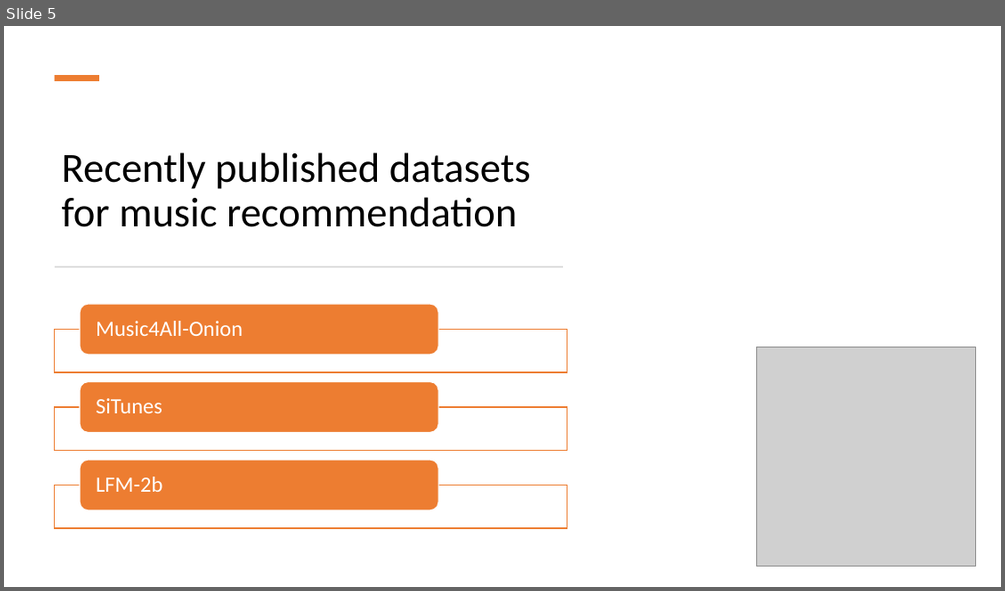
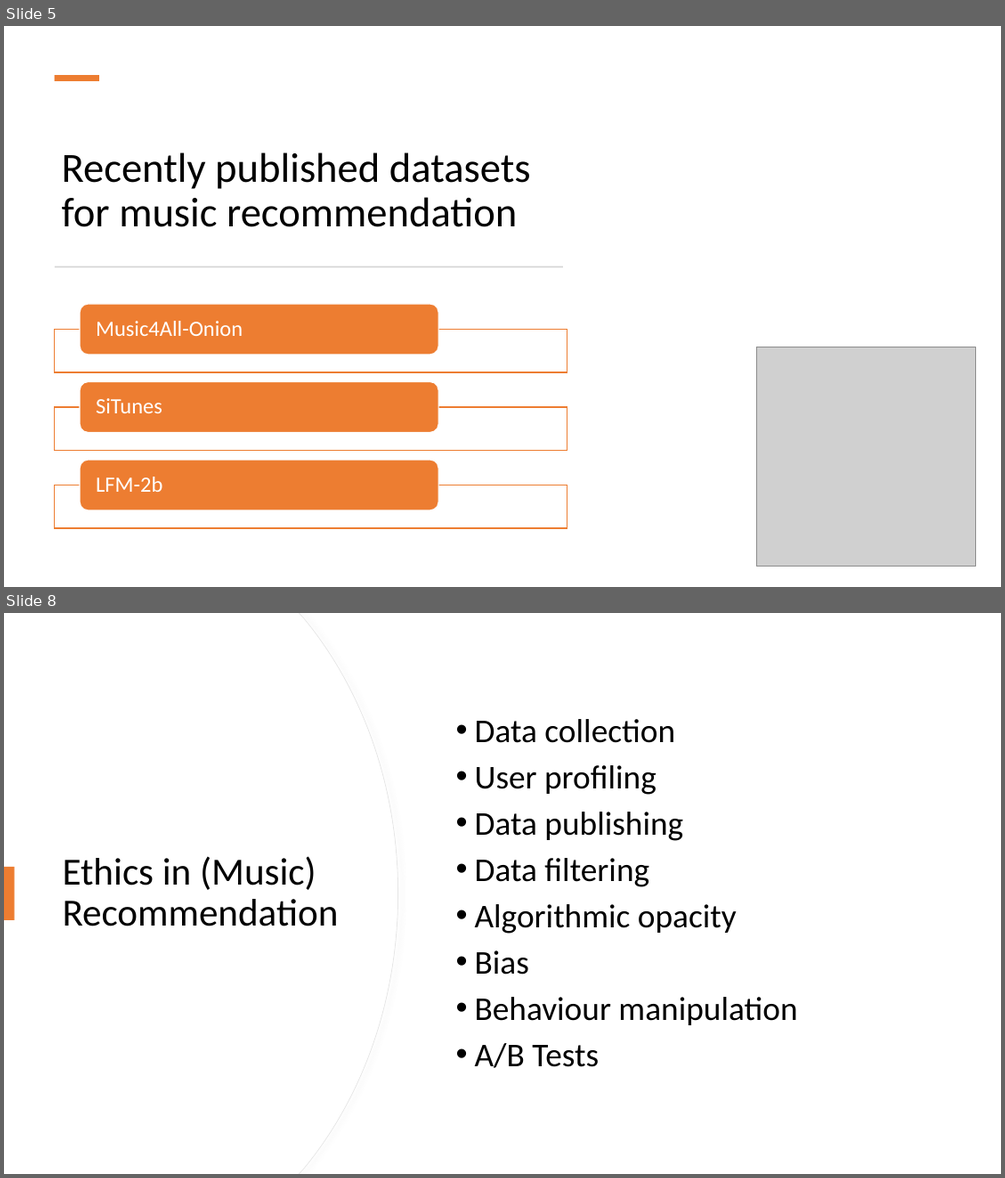
Before and after one commit to stenglx/seminar_ai, a slide deck: State-Of-The-Art Music Recommendation.pptx. Shown one above the other, each under a label of ours: slide 5 before the commit, slides 5 and 8 after it; the slides between them are not shown. The pictures are 1005x591 and 1005x1178 pixels, drawn with LibreOffice and Linux fonts; fonts in the diff are those of the drawing; grey boxes stand for pictures. Boxes give left, top, right and bottom in pixels: in the first picture for what was removed or moved away, otherwise in the second. Text is boxed around its words. In the diff, an @@ line names an element or a change of style, - is before the commit and + after.

```diff
--- a/State-Of-The-Art Music Recommendation.pptx
+++ b/State-Of-The-Art Music Recommendation.pptx
@@ slide 8 added at (x1=4, y1=613, x2=1001, y2=1174), background #FFFFFF @@
@@ freeform shape added at (x1=4, y1=613, x2=398, y2=1174), fill #FFFFFF, outline #E6E6E6 0.75 pt @@
@@ freeform shape added at (x1=4, y1=613, x2=397, y2=1174), fill #FFFFFF @@
@@ text added at (x1=475, y1=719, x2=797, y2=1068), 32 pt, text #000000 @@
+• Data collection
+• User profiling
+• Data publishing
+• Data filtering
+• Algorithmic opacity
+• Bias
+• Behaviour manipulation
+• A/B Tests
@@ rectangle added at (x1=4, y1=867, x2=15, y2=920), fill #ED7D31 @@
@@ title added at (x1=63, y1=856, x2=339, y2=926), 37 pt, text #000000 @@
+Ethics in (Music) Recommendation
```
Also in this commit, not shown: 4 slides changed.
